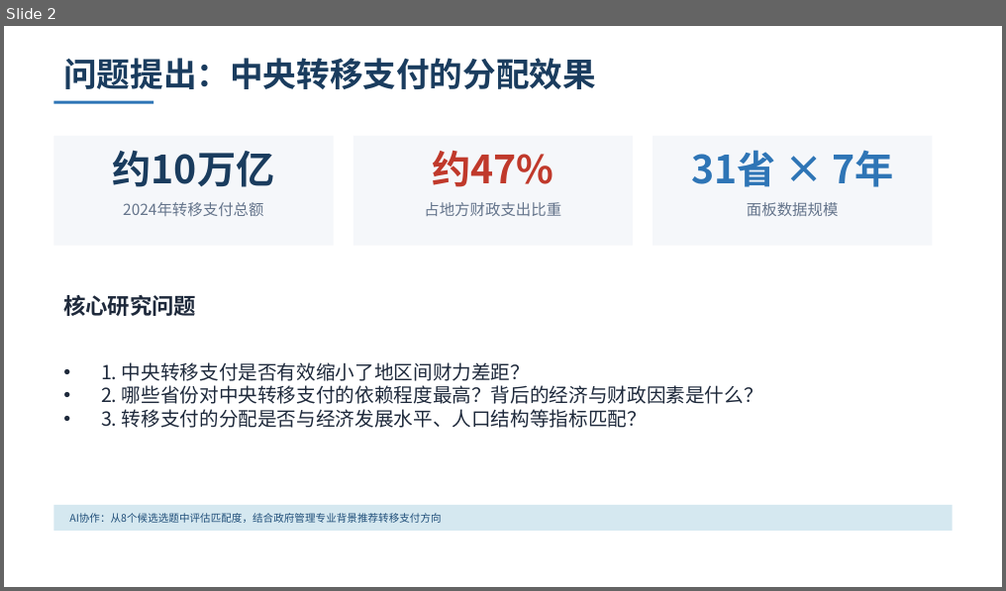
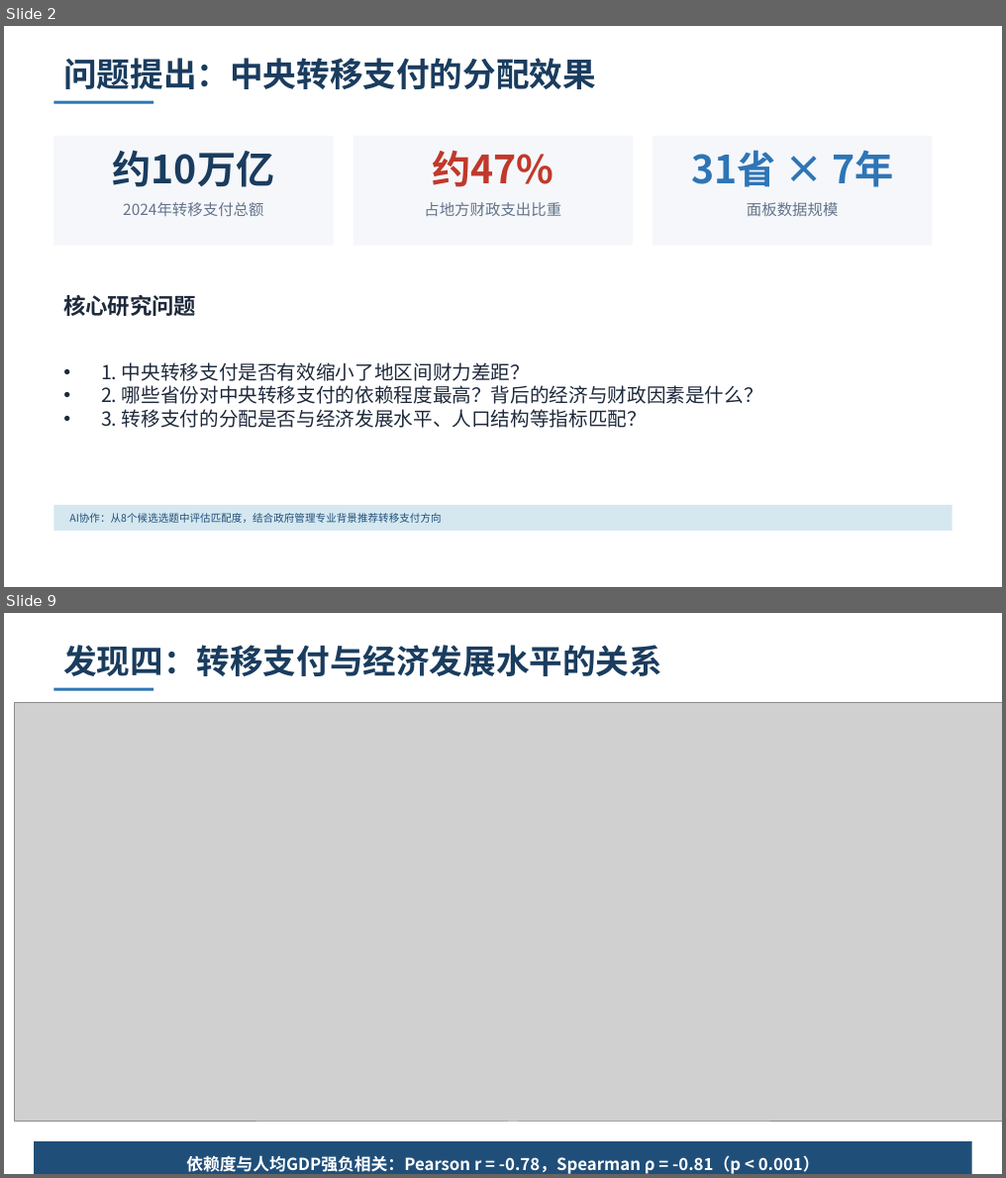
Before and after one commit to xonhaorun-afk/fiscal-transfer-analysis, a slide deck: output/课堂演示.pptx. Shown one above the other, each under a label of ours: slide 2 before the commit, slides 2 and 9 after it; the slides between them are not shown. The pictures are 1006x591 and 1006x1178 pixels, drawn with LibreOffice and Linux fonts; fonts in the diff are those of the drawing; grey boxes stand for pictures. Boxes give left, top, right and bottom in pixels: in the first picture for what was removed or moved away, otherwise in the second. Text is boxed around its words. In the diff, an @@ line names an element or a change of style, - is before the commit and + after.

```diff
--- a/output/课堂演示.pptx
+++ b/output/课堂演示.pptx
@@ slide 9 added at bbox=[4, 613, 1002, 1174], background #FFFFFF @@
@@ text added at bbox=[63, 645, 662, 676], 24 pt, text #1A3C5E, bold @@
+发现四：转移支付与经济发展水平的关系
@@ rectangle added at bbox=[54, 688, 153, 691], fill #2E75B6 @@
@@ picture added at bbox=[14, 703, 1002, 1122] @@
@@ rectangle added at bbox=[34, 1142, 972, 1174], fill #1F4E79 @@
@@ text added at bbox=[186, 1156, 820, 1174], 12 pt, text #FFFFFF, bold @@
+依赖度与人均GDP强负相关：Pearson r = -0.78，Spearman ρ = -0.81（p < 0.001）
```
Also in this commit, not shown: 9 slides changed, 6 other slides added, 2 slides removed, 1 other file.
